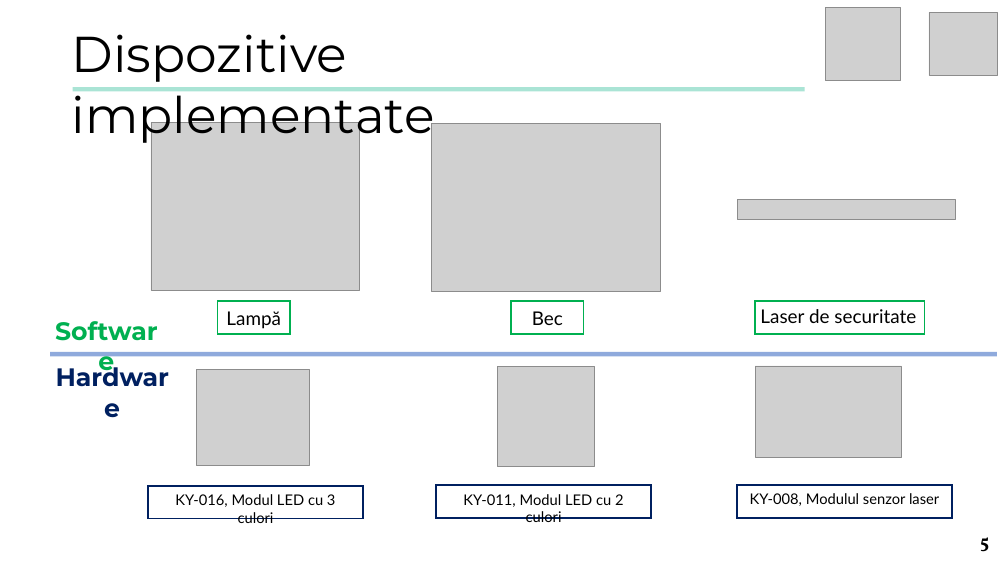
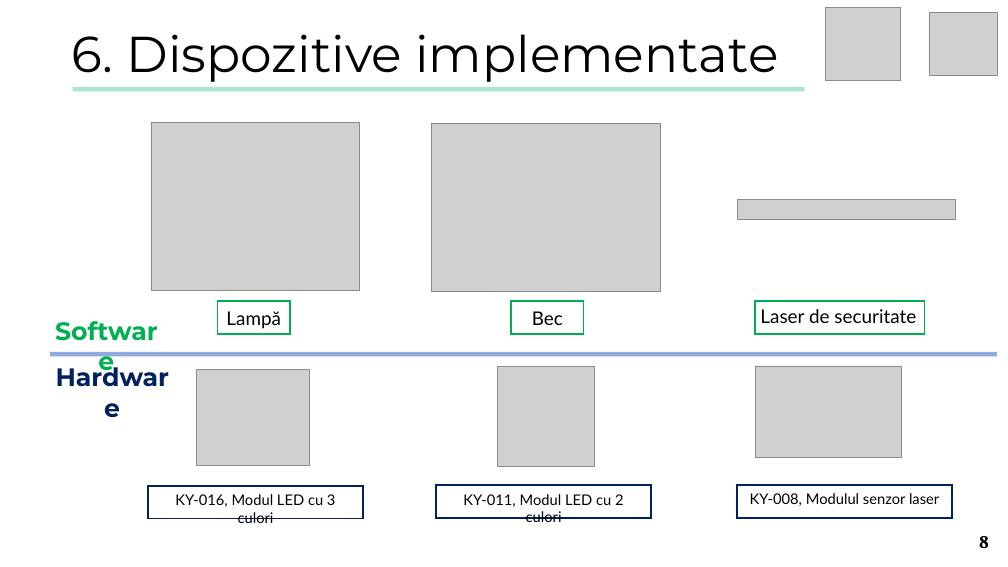
Before and after one commit to turcunicusor/Licenta, a slide deck: slide 8 of Documentation/Presentation.pptx (slide 5 before the commit). Drawn at 1008x567 pixels with LibreOffice and Linux fonts; fonts in the diff are those of the drawing; grey boxes stand for pictures. Boxes give left, top, right and bottom in pixels: in the first picture for what was removed or moved away, otherwise in the second. Text is boxed around its words. In the diff, an @@ line names an element or a change of style, - is before the commit and + after.

```diff
--- a/Documentation/Presentation.pptx
+++ b/Documentation/Presentation.pptx
@@ text at bbox=[72, 34, 778, 82]: text changed @@
-Dispozitive implementate
+6. Dispozitive implementate
@@ page number at bbox=[979, 536, 989, 548]: text changed @@
-5
+8
```
Also in this commit, not shown: 7 other slides changed, 3 slides added, 1 other file.
